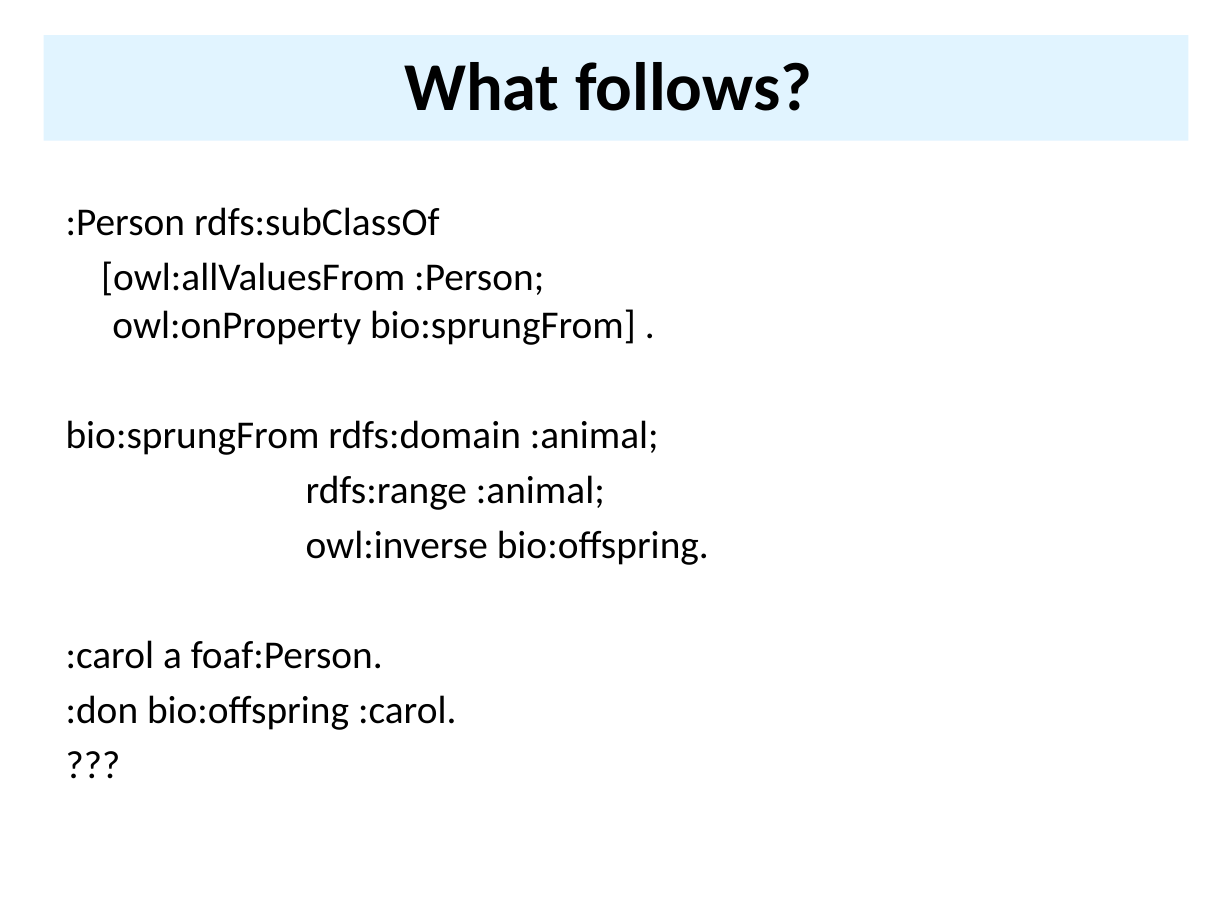
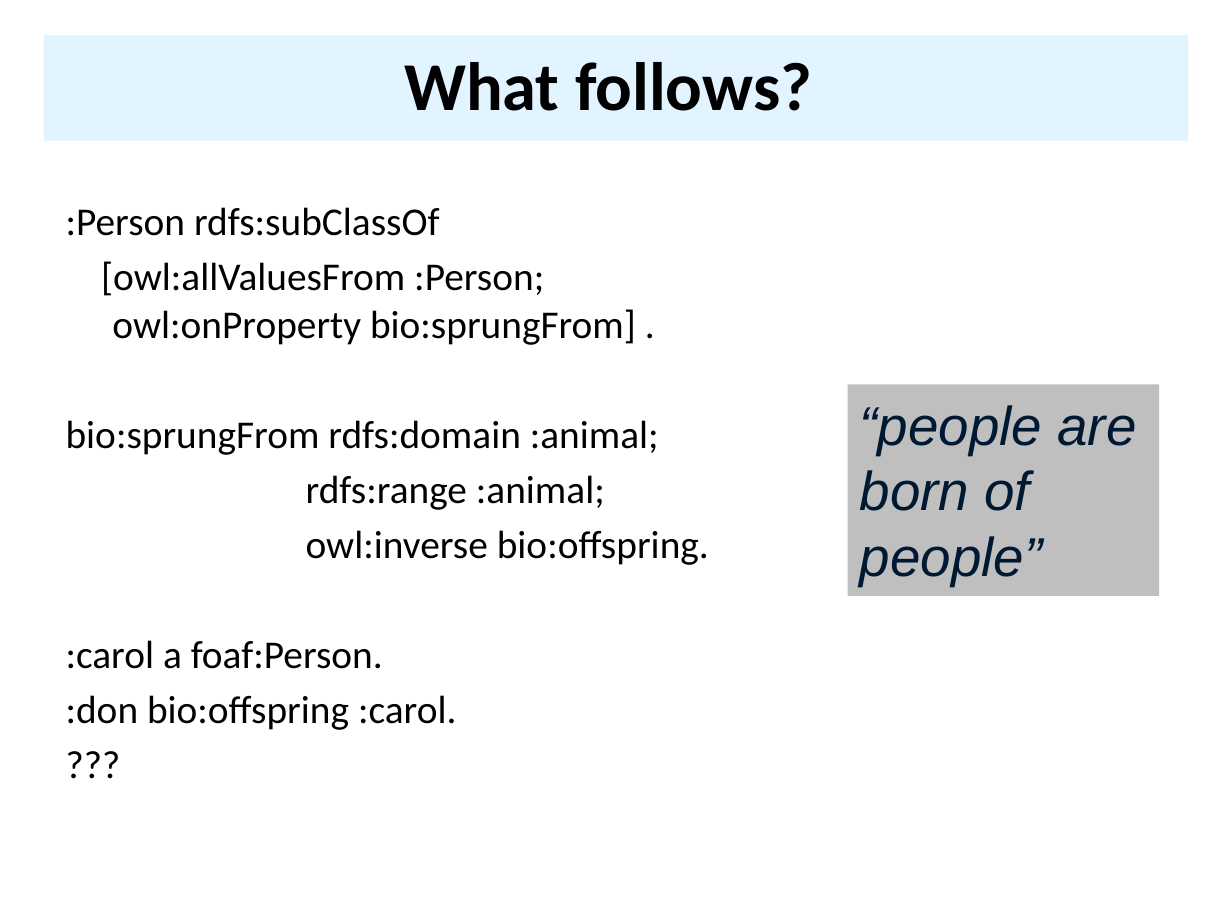
Before and after one commit to UMBC-CMSC-491-691-F19-Knowledge-Graphs/class_material, a slide deck: slide 46 of notes/07_owl/07OWL.pptx. Drawn at 1232x924 pixels with LibreOffice and Linux fonts; fonts in the diff are those of the drawing. Boxes give left, top, right and bottom in pixels: in the first picture for what was removed or moved away, otherwise in the second. Text is boxed around its words. In the diff, an @@ line names an element or a change of style, - is before the commit and + after.

```diff
--- a/notes/07_owl/07OWL.pptx
+++ b/notes/07_owl/07OWL.pptx
@@ rectangle added at (848,384,1159,596), fill #BFBFBF, 32 pt, text #001933, italic @@
+“people are born of people”
```
Also in this commit, not shown: 12 other slides changed, 1 slide removed, 2 other files.
